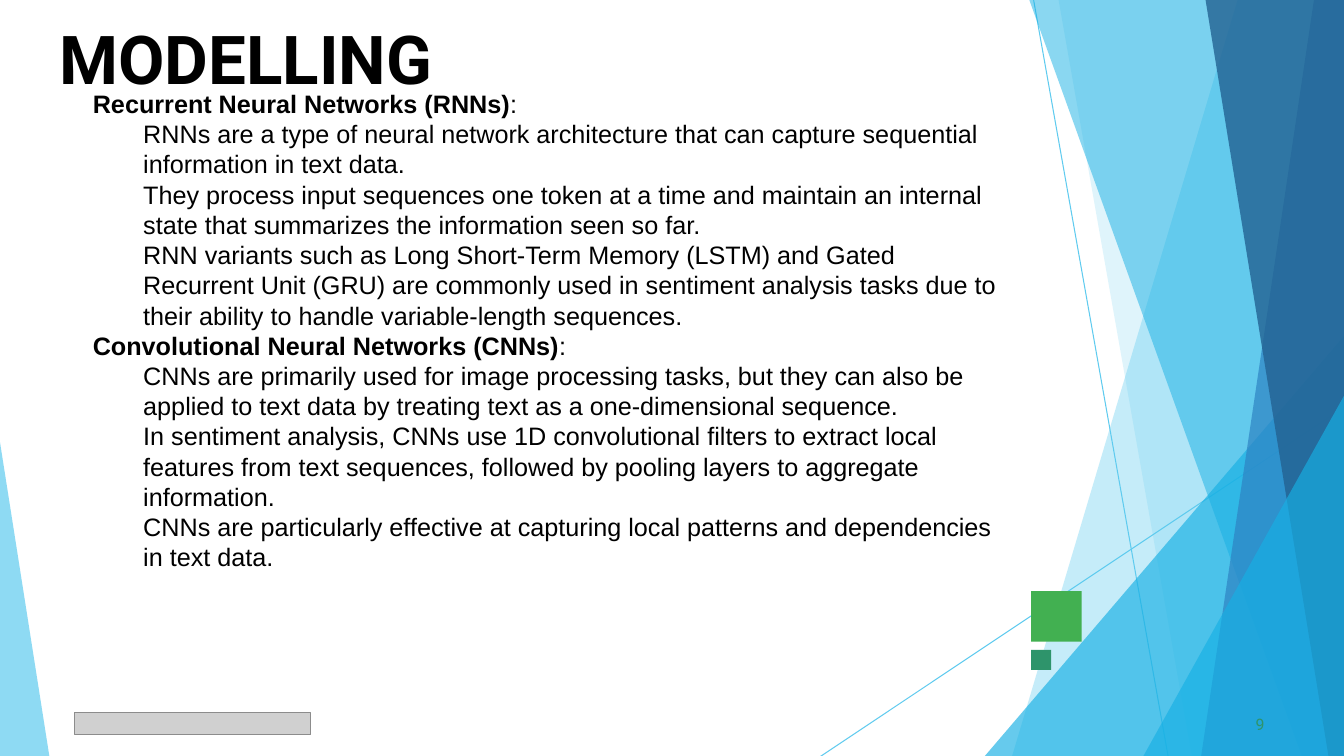
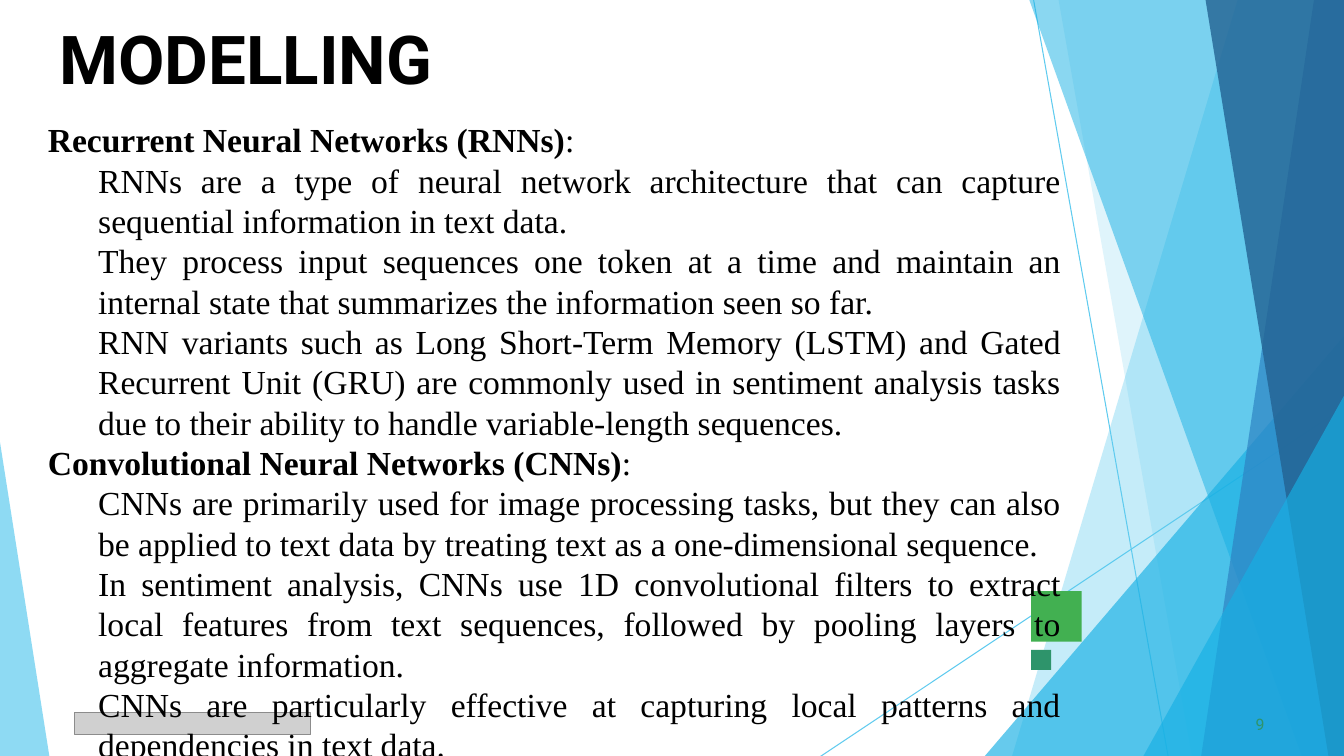
Before and after one commit to sivasthruthi-27/siva-nm, a slide deck: slide 9 of siva nm project.pptx. Drawn at 1344x756 pixels with LibreOffice and Linux fonts; fonts in the diff are those of the drawing; grey boxes stand for pictures. Boxes give left, top, right and bottom in pixels: in the first picture for what was removed or moved away, otherwise in the second. Text is boxed around its words. In the diff, an @@ line names an element or a change of style, - is before the commit and + after.

```diff
--- a/siva nm project.pptx
+++ b/siva nm project.pptx
@@ text "Recurrent Neural Networks (RNNs):" moved from (x1=93, y1=94, x2=996, y2=567) to (x1=48, y1=128, x2=1061, y2=724) @@
@@ text "Recurrent Neural Networks (RNNs):" at (x1=48, y1=128, x2=1061, y2=724): size 18 to 24 pt, font Arial to Times New Roman; alignment left to justified @@
```
Also in this commit, not shown: 4 other slides changed.
